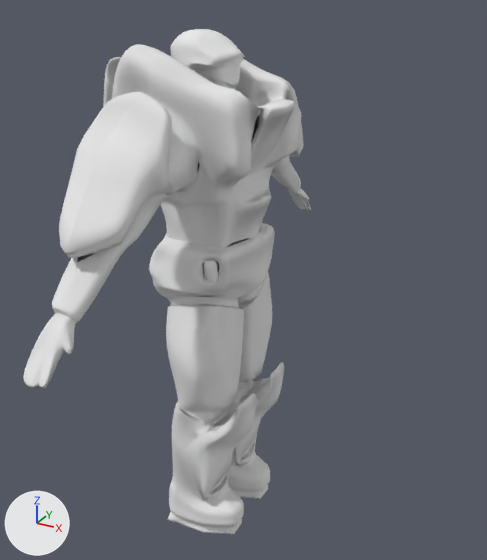
The Blender file project/units/human/marine/marine.blend, before and after one commit.
Rendered twice from a camera (50 mm lens) standing at (1.45, -2.37, 2.46) and looking at (0.1, 0.09, 1.23). Every picture has the same lights, and +X, +Y and +Z are marked at lower left. The older version comes first. The same objects are shown in both versions, whatever each file hides.

Script lines for the objects in view, before the commit:
```python
me_cube = bpy.data.meshes.new('Cube')
me_cube.from_pydata(...)  # 377 vertices, 377 faces; spans x -0.38..0.36, y 0.0..1.08, z 0.0..2.3
me_cube.polygons.foreach_set('use_smooth', [True] * 377)
me_cube.materials.append(mat_marine)  # its picture is missing
ob_basemarine = bpy.data.objects.new('BaseMarine', me_cube)
ob_basemarine.location = (0.0, 0.0, 0.0)
_m = ob_basemarine.modifiers.new('Mirror', 'MIRROR')
_m.use_axis = (False, True, False)
_m.use_clip = True
_m = ob_basemarine.modifiers.new('Subdivision', 'SUBSURF')
_m.levels = 4
_m.open_advanced_panel = True
```
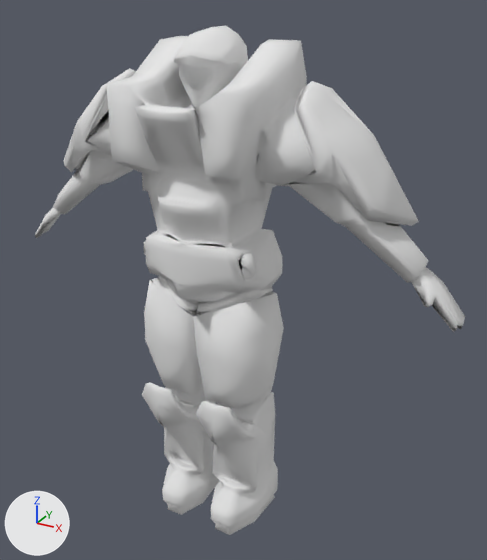
Where the change shows, as pixel boxes (x1, y1, x2, y2) in the pictures (487 x 560 px):
'BaseMarine', mesh turned, modifiers changed
    before: (23, 29, 311, 534)
    after: (35, 25, 465, 535)

The change, as a diff of the scene's bpy script:
```diff
--- a/project/units/human/marine/marine.blend.py
+++ b/project/units/human/marine/marine.blend.py
@@ me_cube @@
 # used by ob_basemarine; location = (0.0, 0.0, 0.0)
-me_cube.from_pydata(...)  # 377 vertices, 377 faces; spans x -0.38..0.36, y 0.0..1.08, z 0.0..2.3
+me_cube.from_pydata(...)  # 377 vertices, 377 faces; spans x 0.0..1.08, y -0.36..0.38, z 0.0..2.3
+# me_cube part 1: the whole mesh is turned -90 degrees about the z axis through the mesh origin
 me_cube.materials.append(mat_marine)
@@ ob_basemarine @@
 _m = ob_basemarine.modifiers.new('Mirror', 'MIRROR')
-_m.use_axis = (False, True, False)
 _m.use_clip = True
-_m = ob_basemarine.modifiers.new('Subdivision', 'SUBSURF')
-_m.levels = 4
-_m.open_advanced_panel = True
```
